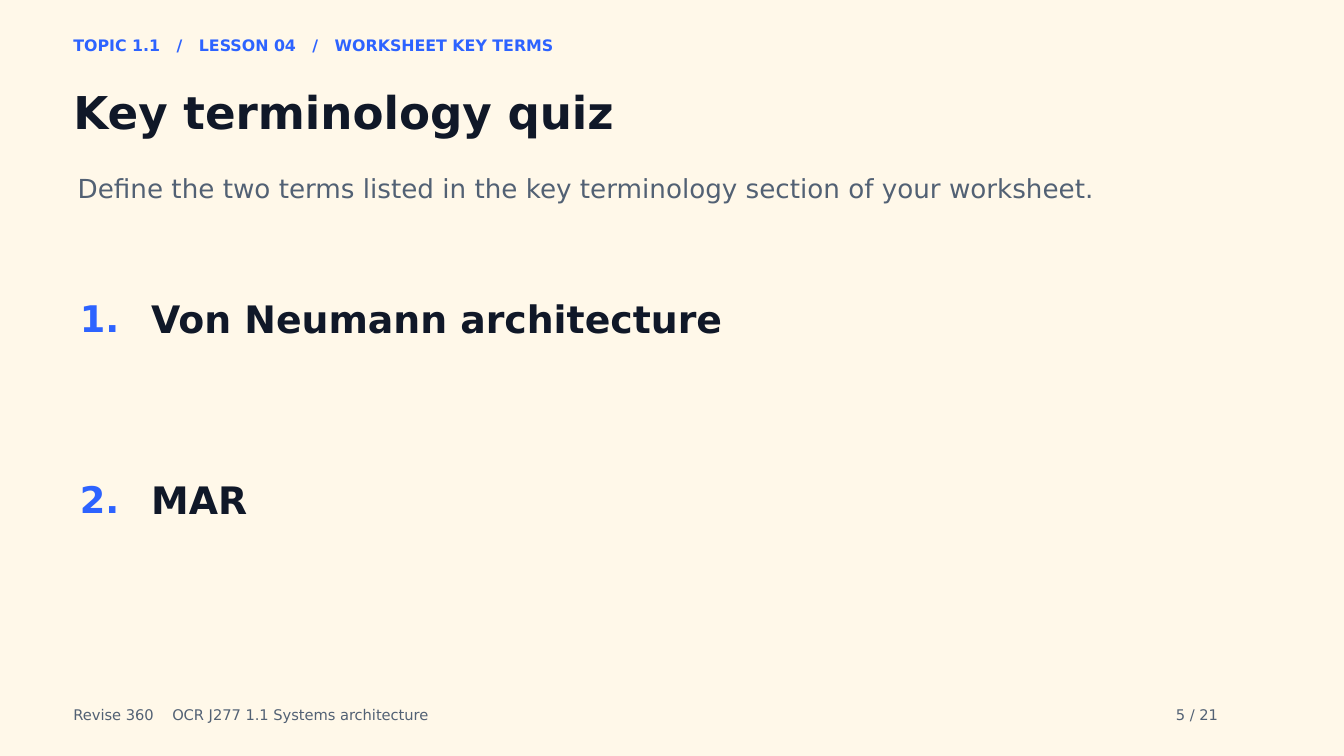
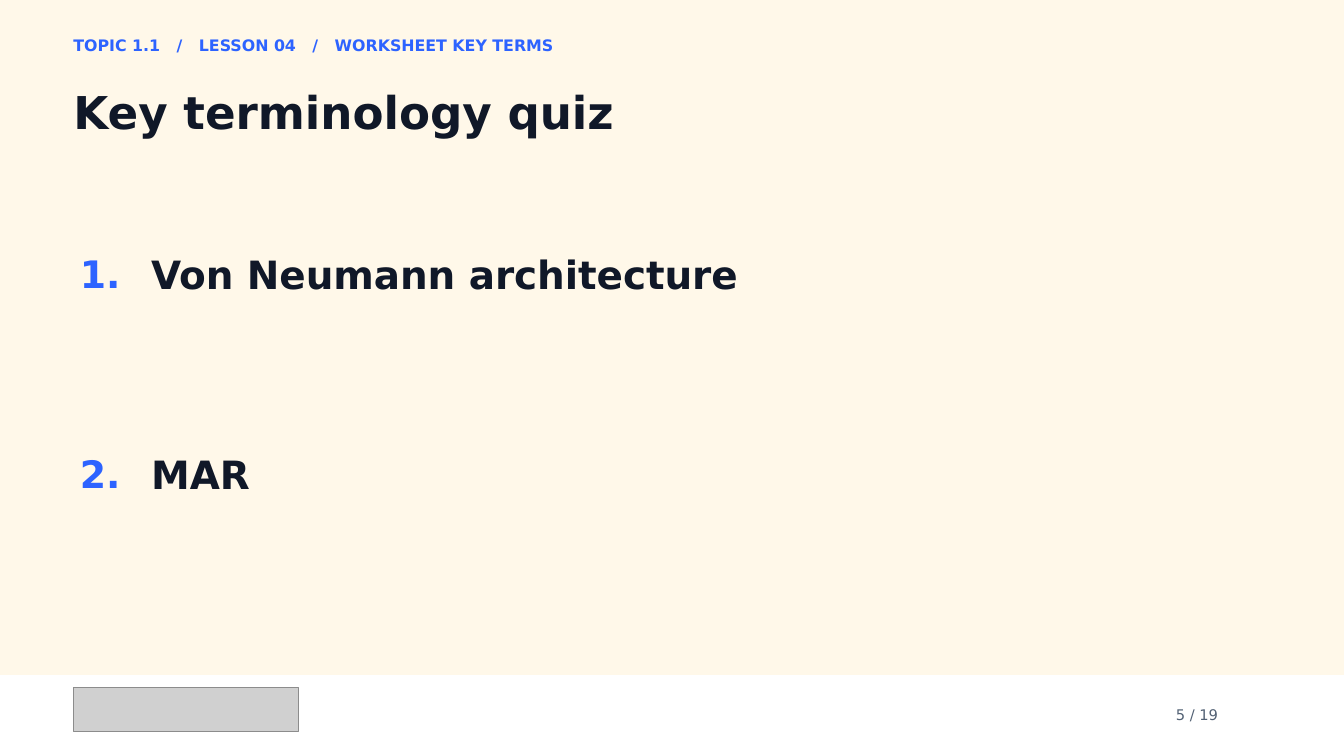
Before and after one commit to MrP-CS/Revise360, a slide deck: slide 5 of presentations/SA_L04_SmartHome_Lesson.pptx. Drawn at 1344x756 pixels with LibreOffice and Linux fonts; fonts in the diff are those of the drawing; grey boxes stand for pictures. Boxes give left, top, right and bottom in pixels: in the first picture for what was removed or moved away, otherwise in the second. Text is boxed around its words. In the diff, an @@ line names an element or a change of style, - is before the commit and + after.

```diff
--- a/presentations/SA_L04_SmartHome_Lesson.pptx
+++ b/presentations/SA_L04_SmartHome_Lesson.pptx
@@ text removed at <box>78,178,1093,203</box> @@
-Define the two terms listed in the key terminology section of your worksheet.
@@ text "1." at <box>80,260,121,288</box>: size 26.2 to 27 pt @@
@@ text "1.": place and size @@
-text "1." at <box>80,305,119,332</box>
+text "1." at <box>80,260,121,288</box>
@@ text "Von Neumann architecture" at <box>151,259,738,290</box>: size 27 to 27.8 pt @@
@@ text "Von Neumann architecture": place and size @@
-text "Von Neumann architecture" at <box>151,304,722,334</box>
+text "Von Neumann architecture" at <box>151,259,738,290</box>
@@ text "2.": place and size @@
-text "2." at <box>80,485,119,513</box>
+text "2." at <box>80,460,121,488</box>
@@ text "2." at <box>80,460,121,488</box>: size 26.2 to 27 pt @@
@@ text "MAR": place and size @@
-text "MAR" at <box>151,486,247,514</box>
+text "MAR" at <box>151,460,250,489</box>
@@ text "MAR" at <box>151,460,250,489</box>: size 27 to 27.8 pt @@
@@ rectangle added at <box>0,676,1344,756</box>, fill #FFFFFF @@
@@ picture added at <box>74,689,298,732</box> @@
@@ text removed at <box>73,709,428,723</box> @@
-Revise 360 OCR J277 1.1 Systems architecture
@@ text at <box>1176,709,1218,720</box>: text changed @@
-5 / 21
+5 / 19
```
Also in this commit, not shown: 18 other slides changed, 2 slides removed, 4 other files.
